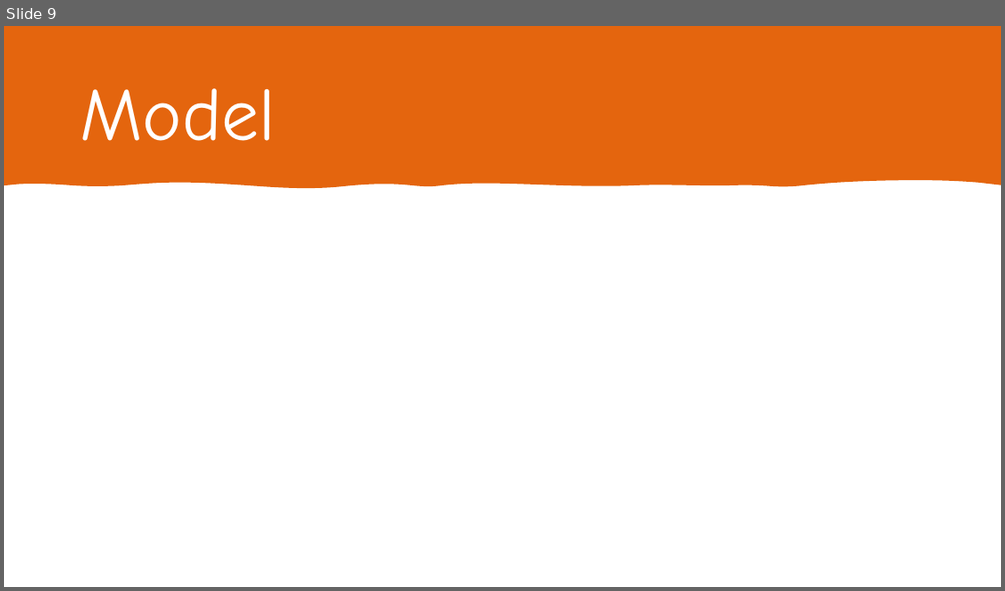
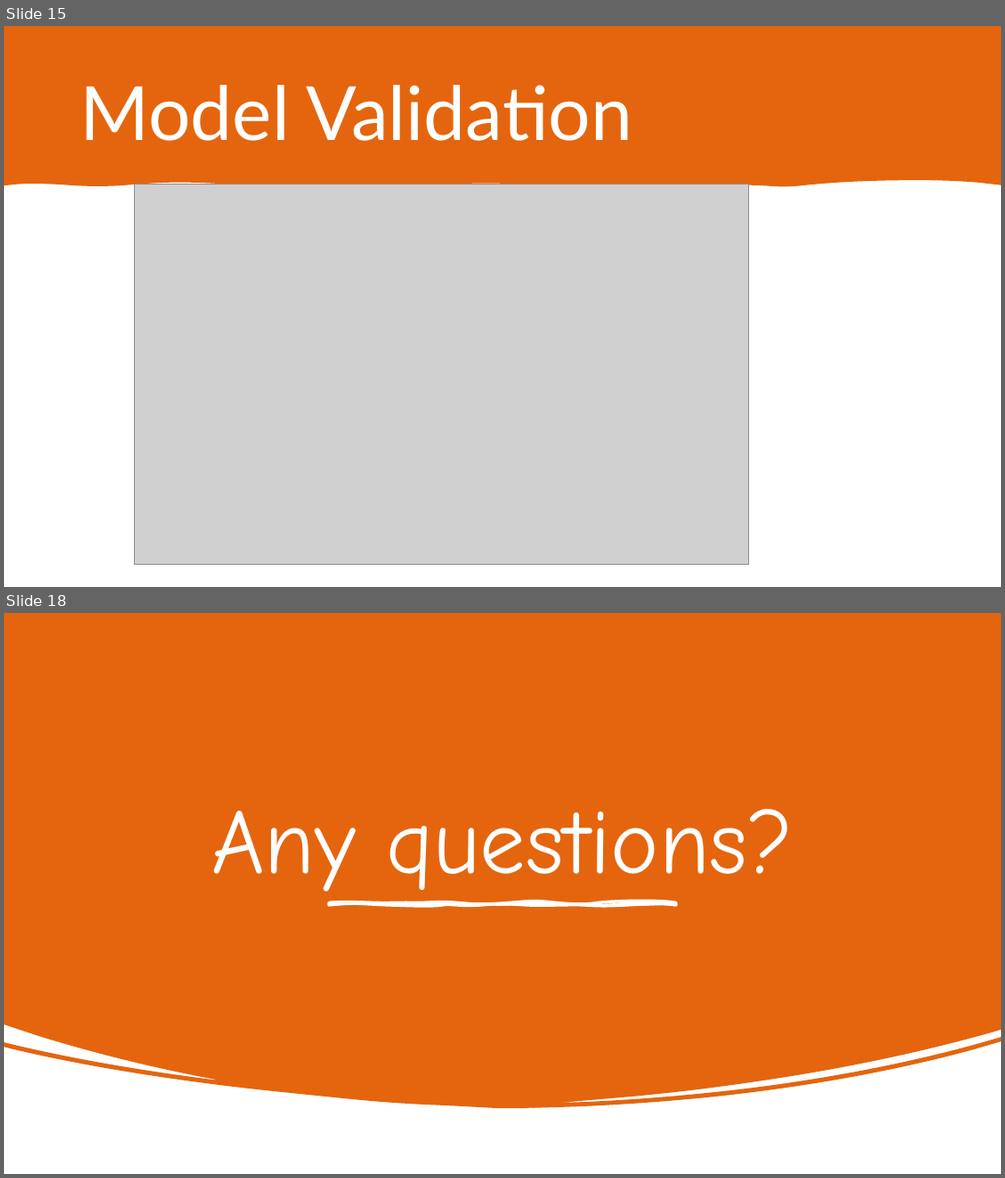
Before and after one commit to soodrk/R-Predict-Diabetes-using-Logistic-Regression, a slide deck: Diabetes prediction using logistic regression.pptx. Shown one above the other, each under a label of ours: slide 9 before the commit, slides 15 and 18 after it; the slides between them are not shown. The pictures are 1005x591 and 1005x1178 pixels, drawn with LibreOffice and Linux fonts; fonts in the diff are those of the drawing; grey boxes stand for pictures. Boxes give left, top, right and bottom in pixels: in the first picture for what was removed or moved away, otherwise in the second. Text is boxed around its words. In the diff, an @@ line names an element or a change of style, - is before the commit and + after.

```diff
--- a/Diabetes prediction using logistic regression.pptx
+++ b/Diabetes prediction using logistic regression.pptx
@@ slide 18 added at (4, 613, 1001, 1174), background #FFFFFF @@
@@ rectangle added at (4, 613, 1001, 1174), fill #FFFFFF @@
@@ freeform shape added at (4, 613, 1001, 1108), fill #E4650E @@
@@ title added at (211, 809, 793, 902), 88 pt, text #FFFFFF @@
+Any questions?
@@ freeform shape added at (329, 902, 676, 905), fill #FFFFFF, outline #FFFFFF 3 pt @@
@@ what was slide 9 is now slide 15 @@
@@ slide 15 changed as well @@
@@ title at (80, 85, 632, 141): text changed; font Comic Neue to Lato @@
-Model
+Model Validation
@@ picture added at (134, 184, 748, 564) @@
```
Also in this commit, not shown: 10 other slides changed, 6 other slides added, 2 slides removed.
